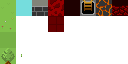
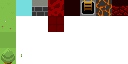
Revision of a layered 128 × 64 image; what changed, layer by layer:
painted on "Layer 1" over [0,48,16,64]
